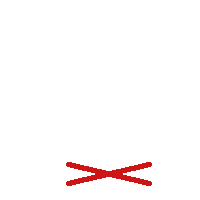
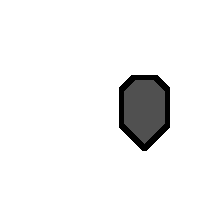
Layered file, before and after one edit (200×200). Changes by layer:
added layer "shield" in group "humanoid" over [119, 75, 170, 151]
hid "limping #1" over [66, 162, 152, 186]
